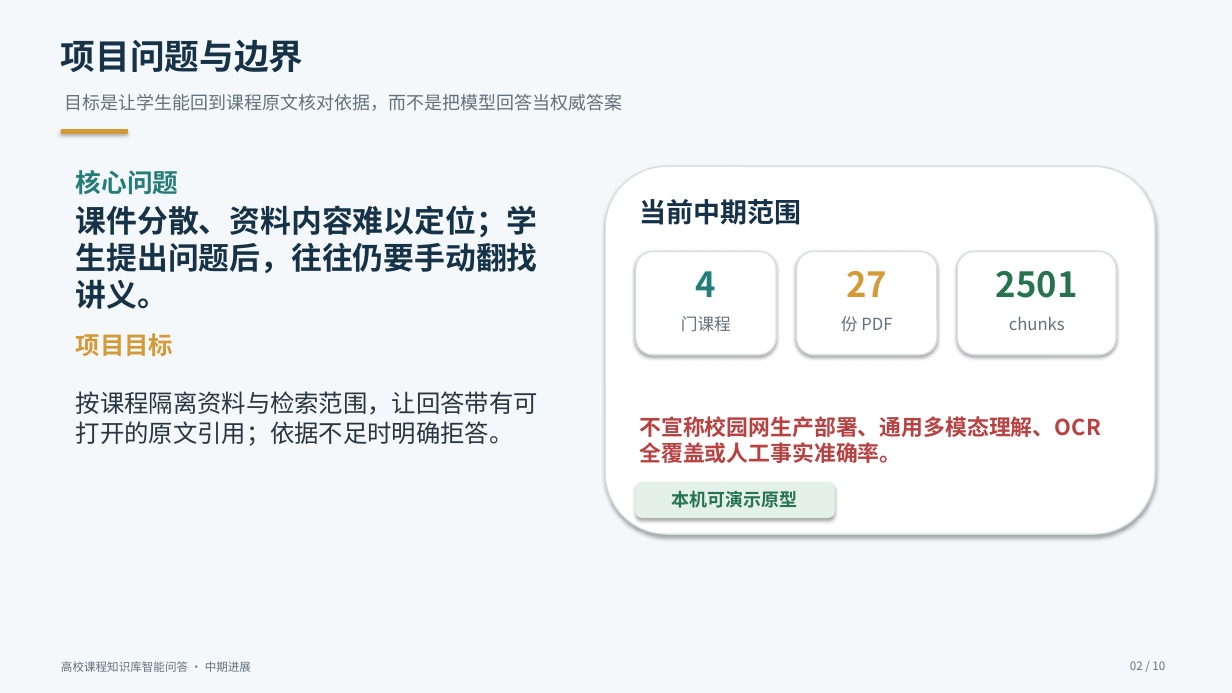
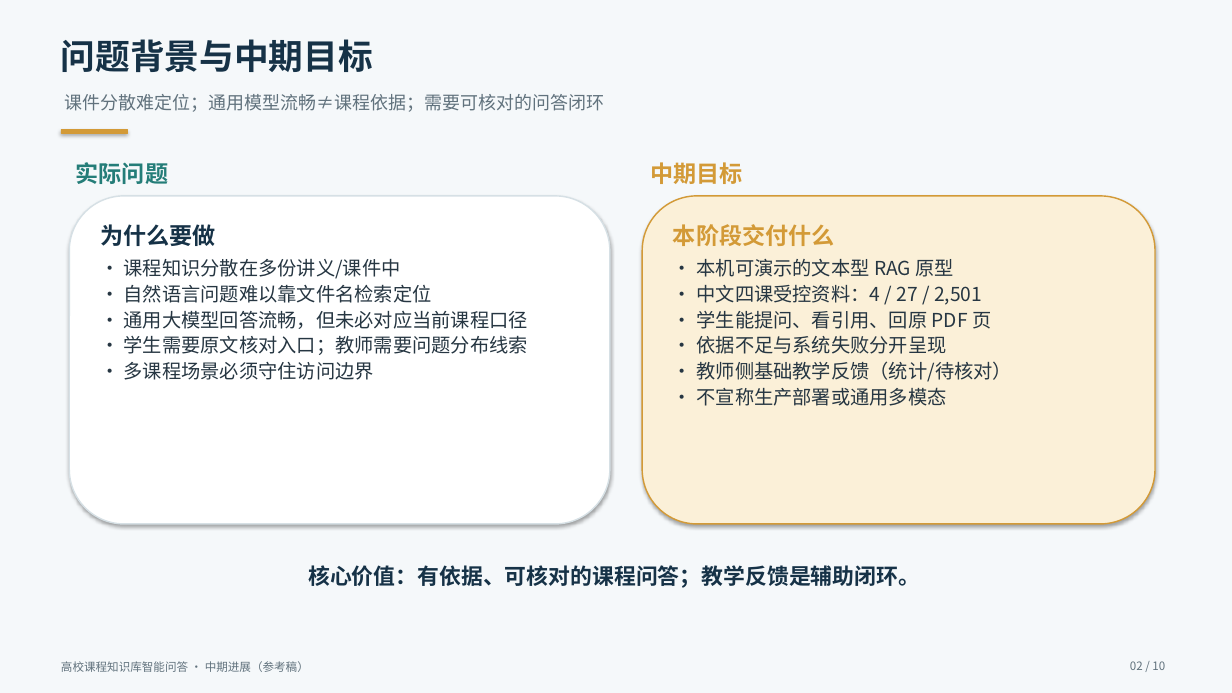
Before and after one commit to lhs1695/univ-course-rag, a slide deck: slide 2 of 中期答辩材料/汇报PPT/中期汇报-v5.pptx. Drawn at 1232x693 pixels with LibreOffice and Linux fonts; fonts in the diff are those of the drawing. Boxes give left, top, right and bottom in pixels: in the first picture for what was removed or moved away, otherwise in the second. Text is boxed around its words. In the diff, an @@ line names an element or a change of style, - is before the commit and + after.

```diff
--- a/中期答辩材料/汇报PPT/中期汇报-v5.pptx
+++ b/中期答辩材料/汇报PPT/中期汇报-v5.pptx
@@ text at [61, 39, 373, 72]: text changed @@
-项目问题与边界
+问题背景与中期目标
@@ text at [65, 94, 605, 112]: text changed @@
-目标是让学生能回到课程原文核对依据，而不是把模型回答当权威答案
+课件分散难定位；通用模型流畅≠课程依据；需要可核对的问答闭环
@@ text at [76, 162, 168, 184]: text changed; size 20 to 18 pt @@
-核心问题
+实际问题
@@ rounded rectangle removed at [605, 166, 1155, 534] @@
@@ text at [650, 162, 742, 184]: text changed; size 19 to 18 pt @@
-项目目标
+中期目标
@@ rounded rectangle added at [69, 196, 610, 524], fill #FFFFFF, outline #D6E0E5 1.1 pt, 15 pt, text #263642 @@
+为什么要做
+• 课程知识分散在多份讲义/课件中
+• 自然语言问题难以靠文件名检索定位
+• 通用大模型回答流畅，但未必对应当前课程口径
+• 学生需要原文核对入口；教师需要问题分布线索
+• 多课程场景必须守住访问边界
@@ text removed at [76, 205, 538, 309] @@
-课件分散、资料内容难以定位；学生提出问题后，往往仍要手动翻找讲义。
@@ text removed at [639, 199, 801, 225] @@
-当前中期范围
@@ rounded rectangle added at [642, 196, 1155, 524], fill #FBF0D8, outline #D39A37 1.1 pt, 15 pt, text #263642 @@
+本阶段交付什么
+• 本机可演示的文本型 RAG 原型
+• 中文四课受控资料：4 / 27 / 2,501
+• 学生能提问、看引用、回原 PDF 页
+• 依据不足与系统失败分开呈现
+• 教师侧基础教学反馈（统计/待核对）
+• 不宣称生产部署或通用多模态
@@ rounded rectangle removed at [636, 251, 776, 355] @@
@@ rounded rectangle removed at [797, 251, 937, 355] @@
@@ rounded rectangle removed at [958, 251, 1116, 355] @@
@@ text removed at [696, 271, 716, 297] @@
-4
@@ text removed at [846, 271, 887, 297] @@
-27
@@ text removed at [996, 271, 1078, 298] @@
-2501
@@ text removed at [681, 316, 731, 332] @@
-门课程
@@ text removed at [841, 316, 892, 331] @@
-份 PDF
@@ text removed at [1009, 316, 1065, 330] @@
-chunks
@@ text removed at [76, 391, 538, 446] @@
-按课程隔离资料与检索范围，让回答带有可打开的原文引用；依据不足时明确拒答。
@@ text removed at [639, 416, 1101, 463] @@
-不宣称校园网生产部署、通用多模态理解、OCR 全覆盖或人工事实准确率。
@@ rounded rectangle removed at [636, 482, 835, 518] @@
@@ text removed at [672, 490, 798, 508] @@
-本机可演示原型
@@ text added at [308, 565, 920, 588], 17 pt, text #163247, bold @@
+核心价值：有依据、可核对的课程问答；教学反馈是辅助闭环。
@@ text at [61, 661, 309, 672]: text changed @@
-高校课程知识库智能问答 · 中期进展
+高校课程知识库智能问答 · 中期进展（参考稿）
```
Also in this commit, not shown: 6 other slides changed, 3 slides added, 3 slides removed, 6 other files.
